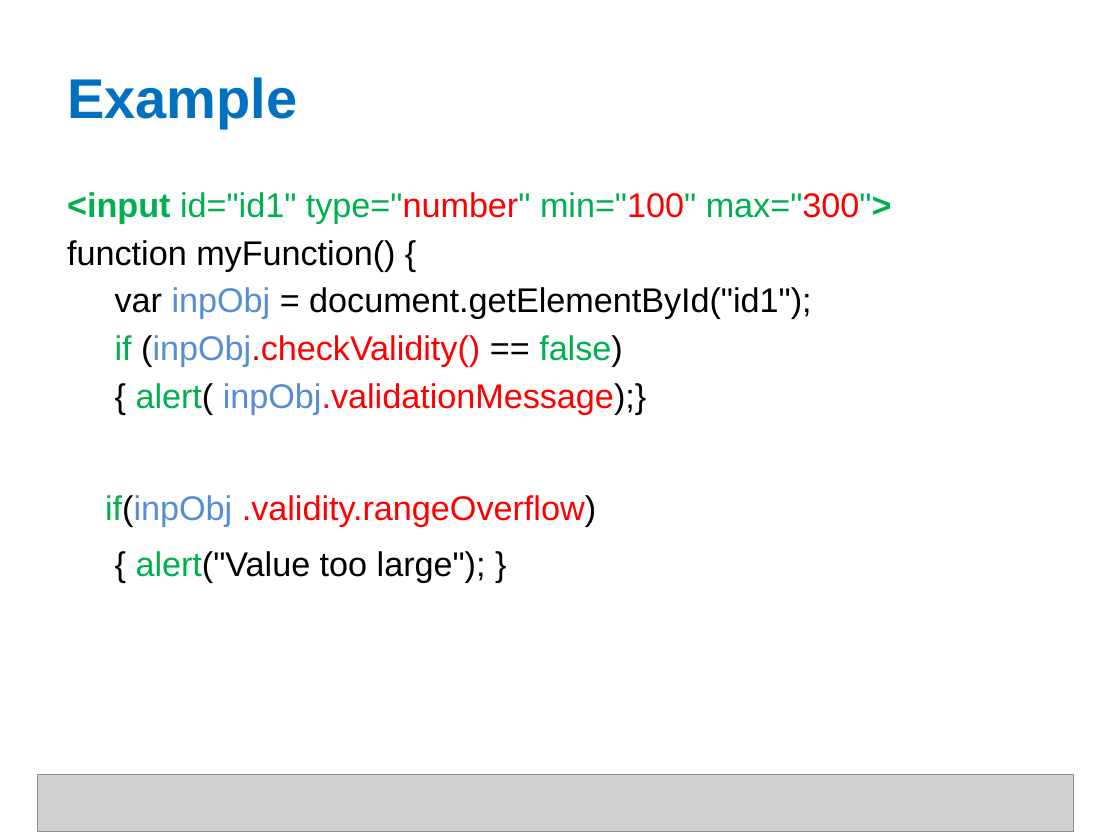
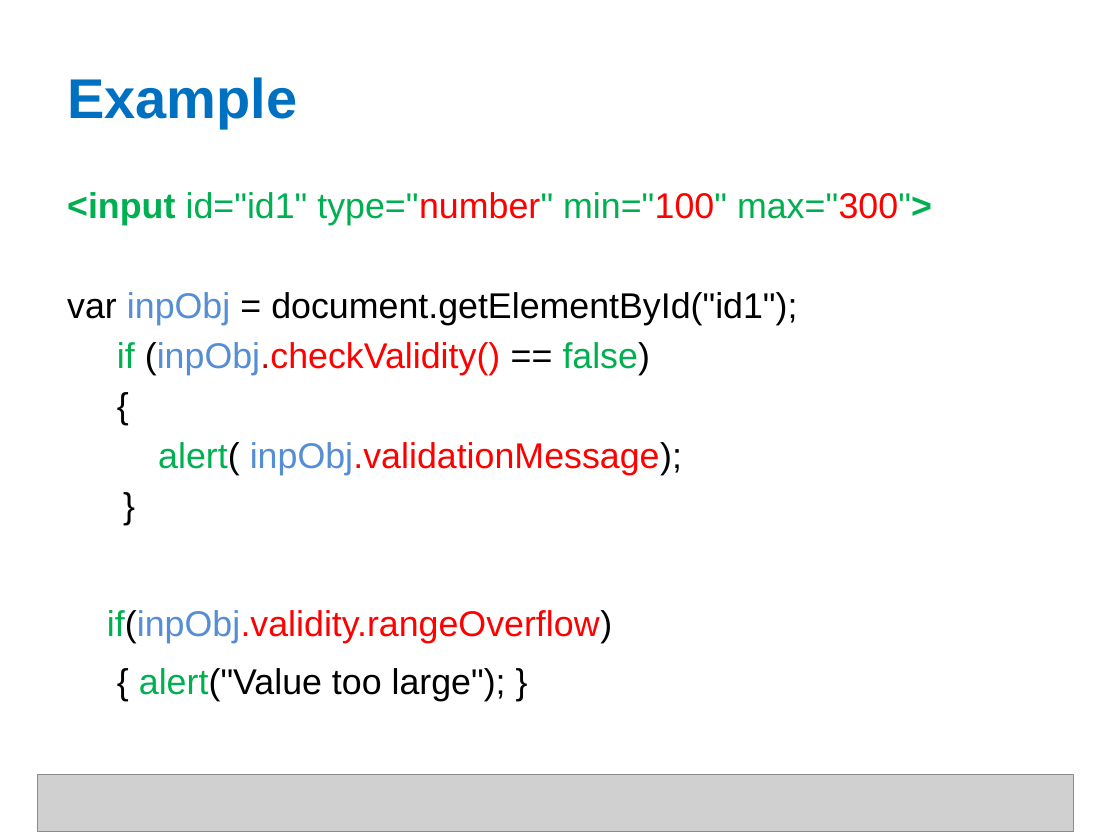
Before and after one commit to shyamTum/JavaScript, a slide deck: slide 30 of Final.pptx. Drawn at 1120x840 pixels with LibreOffice and Linux fonts; fonts in the diff are those of the drawing; grey boxes stand for pictures. Boxes give left, top, right and bottom in pixels: in the first picture for what was removed or moved away, otherwise in the second. Text is boxed around its words. In the diff, an @@ line names an element or a change of style, - is before the commit and + after.

```diff
--- a/Final.pptx
+++ b/Final.pptx
@@ text at (67,192,932,701): size 22 to 23 pt in "<input id="id1" type="number" min="100" max="300">", "var inpObj = document.getElementById("id1");", "if (inpObj.checkValidity() == false)", "{ alert("Value too large"); }" @@
@@ text at (67,240,395,271): paragraph removed @@
-function myFunction() {
@@ text at (107,442,682,643): text changed; size 22 to 23 pt @@
-{ alert( inpObj.validationMessage);}
-if(inpObj .validity.rangeOverflow)
+{
+  alert( inpObj.validationMessage);
+  }
+if(inpObj.validity.rangeOverflow)
```
Also in this commit, not shown: 10 other slides changed, 1 slide added, 1 other file.
